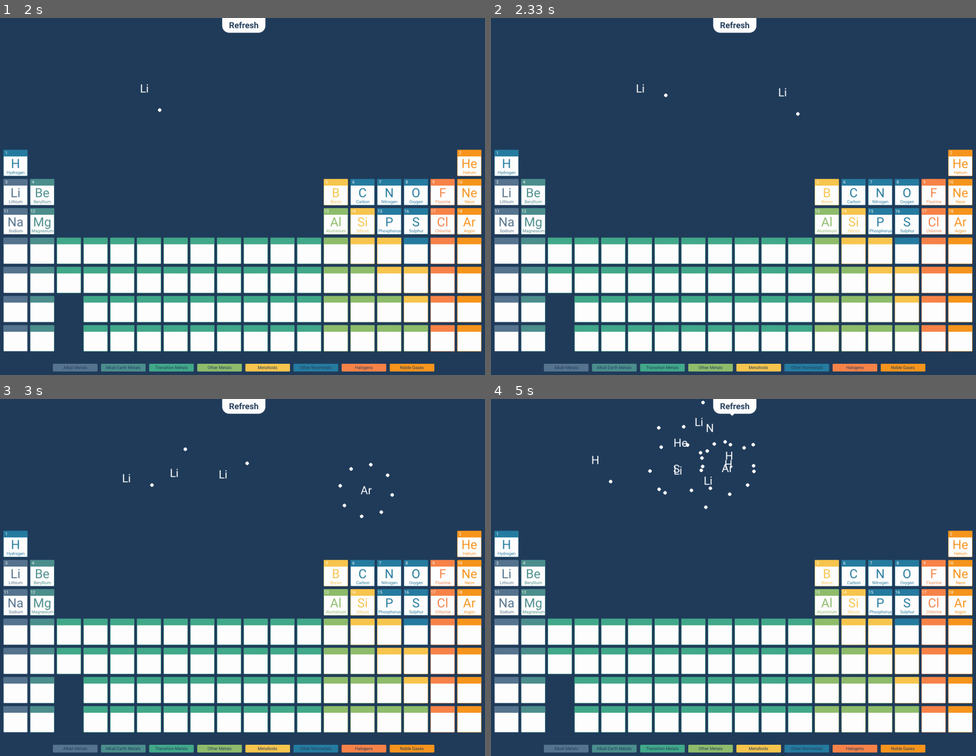
Above: before the commit, frames 1-4 (two rows, left to right).
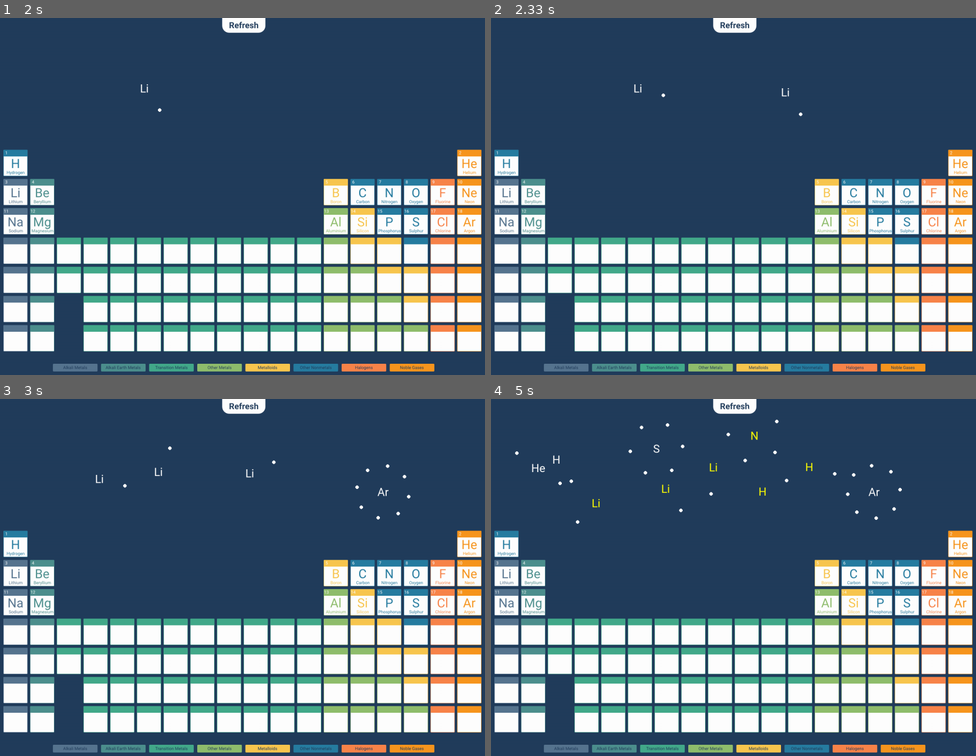
Above: after the commit, the same moments.

Repository: 15collinst/Pygame
Game: pygame game, started from main.py
The game is run twice, just before and just after one commit, with the same random seed, the same clock (stepped at 60 frames per second) and the same inputs.
Inputs (mouse positions are in pixels of both pictures, inside the frame that each line leads up to):
- Up to frame 1 (2 s): press the mouse at (334, 192) at 0.37 s; move the mouse to (276, 146) at 0.47 s; release the mouse at (223, 100) at 0.6 s; click (242, 25) at 0.72 s; press the mouse at (441, 221) at 1.03 s; move the mouse to (383, 182) at 1.13 s; release the mouse at (320, 146) at 1.27 s; press the mouse at (242, 25) at 1.37 s; move the mouse to (184, 167) at 1.47 s; release the mouse at (130, 310) at 1.6 s; press the mouse at (14, 192) at 1.7 s; move the mouse to (77, 139) at 1.8 s; release the mouse at (145, 89) at 1.93 s
- Up to frame 2 (2.33 s): press the mouse at (505, 192) at 2.03 s; move the mouse to (646, 142) at 2.13 s; release the mouse at (786, 92) at 2.27 s
- Up to frame 3 (3 s): press the mouse at (14, 573) at 2.37 s; move the mouse to (38, 527) at 2.47 s; release the mouse at (67, 481) at 2.6 s; press the mouse at (470, 602) at 2.7 s; move the mouse to (426, 545) at 2.8 s; release the mouse at (383, 491) at 2.93 s
- Up to frame 4 (5 s): press the mouse at (961, 541) at 3.03 s; move the mouse to (757, 506) at 3.13 s; release the mouse at (558, 470) at 3.27 s; press the mouse at (879, 573) at 3.37 s; move the mouse to (830, 516) at 3.47 s; release the mouse at (777, 463) at 3.6 s; press the mouse at (908, 602) at 3.7 s; move the mouse to (743, 541) at 3.8 s; release the mouse at (573, 481) at 3.93 s; press the mouse at (505, 541) at 4.03 s; move the mouse to (636, 502) at 4.13 s; release the mouse at (772, 463) at 4.27 s; press the mouse at (505, 541) at 4.37 s; move the mouse to (665, 509) at 4.47 s; release the mouse at (825, 477) at 4.6 s; press the mouse at (505, 541) at 4.7 s; move the mouse to (524, 502) at 4.8 s; release the mouse at (544, 459) at 4.93 s

Frame 1 is identical in both runs. In frame 2, less than 0.1% of the frame differs, in the area x 29-65%, y 18-28%; in frame 3, 0.3%; in frame 4, 0.8%, in the area x 4-85%, y 0-35%.

Commit message:
First version of working simulation!!!!!!!

Diff:
--- a/sprite.py
+++ b/sprite.py
@@ -14,10 +14,9 @@
         element.shared_electrons = 0
 
         # set the symbol of the electron
-        elements = ["H", "He","Li","Be","B","C","N","O","F","Ne","Na","Mg","Al","Si","P","S","Cl","Ar"]
-        font = pygame.font.Font("assets/sprites/Roboto-Regular.ttf", 32)
-        element.symbol = font.render(elements[atomic_number -1], True, (255,255,255))
-
+        element.symbols = ["H", "He","Li","Be","B","C","N","O","F","Ne","Na","Mg","Al","Si","P","S","Cl","Ar"]
+        element.font = pygame.font.Font("assets/sprites/Roboto-Regular.ttf", 32)
+        element.symbol = element.font.render(element.symbols[element.atomic_number -1], True, (255,255,255))
 
         # deduce the number of outer shell electrons
         num_of_electrons = atomic_number
@@ -31,8 +30,6 @@
         for i in range(num_of_electrons):
             electrons.append(electron.Electron())
         element.electrons = electrons
-
-        print(element.get_sharing_electrons())
 
     # set the elements coordinates
     def set_coordinates(element, x, y):
@@ -56,35 +53,52 @@
 
         element.angle += 1
 
+
     def get_sharing_electrons(element):
         num_of_outer_electrons = len(element.electrons) + element.shared_electrons
 
         # exeption for H and He which are trying to achive an outer shell of 2
         if element.atomic_number <= 2:
             # element has a full outer shell and so no sharing electrons
-            if num_of_outer_electrons == 2: return 0
+            if num_of_outer_electrons == 2: return None
             else: return num_of_outer_electrons
         else:
             # element has a full outer shell and so no sharing electrons
-            if num_of_outer_electrons == 8: return 0
+            if num_of_outer_electrons == 8: return None
             else: return num_of_outer_electrons
+
 
     def bond_element(element, list_of_elements):
         for other_element in list_of_elements:
 
+            # if its not looking at itself
             if element != other_element:
+
                 ex, ey = element.get_coordinates()
                 ox, oy = other_element.get_coordinates()
 
                 distance_apart = int(math.sqrt((ex - ox)**2 + (ey - oy)**2))
 
-                if distance_apart >= (75 * 2):
-                    x,y = element.move_element(ex, ey, ox, oy, "pull")
-                    other_element.set_coordinates(x,y)
+                # if the element is bonded and too close to something else then push apart to a 100px distance
+                if element.get_sharing_electrons() == None or other_element.get_sharing_electrons() == None:
+                    if distance_apart < (75 * 2):
+                        x,y = element.move_element(ex, ey, ox, oy, "push")
+                        other_element.set_coordinates(x,y)
 
-                if distance_apart < (75 * 2):
-                    x,y = element.move_element(ex, ey, ox, oy, "push")
-                    other_element.set_coordinates(x,y)
+                if element.get_sharing_electrons() != None and other_element.get_sharing_electrons() != None:
+                    if distance_apart > (75 * 2):
+                         x,y = element.move_element(ex, ey, ox, oy, "pull")
+                         other_element.set_coordinates(x,y)
+                    if distance_apart < (74 * 2):
+                        x,y = element.move_element(ex, ey, ox, oy, "push")
+                        other_element.set_coordinates(x,y)
+
+                    if distance_apart == (75 * 2):
+                        element.shared_electrons += 1
+                        other_element.shared_electrons += 1
+                        element.symbol = element.font.render(element.symbols[element.atomic_number -1], True, (255,255,0))
+                        other_element.symbol = other_element.font.render(other_element.symbols[other_element.atomic_number -1], True, (255,255,0))
+
 
     def move_element(element, mx, my, x, y, direction):
         dx = mx - x
@@ -97,13 +111,11 @@
         mvy = math.cos(angle)
 
         if direction == "pull":
-            x += mvx * 2 #if the difference in charge is greater times by bigger number
-            y += mvy * 2
-            print("pull")
+            x += mvx * 1 #if the difference in charge is greater times by bigger number
+            y += mvy * 1
 
         if direction == "push":
             x -= mvx * 1 #if the difference in charge is greater times by bigger number
             y -= mvy * 1
-            print("push")
 
         return x,y
